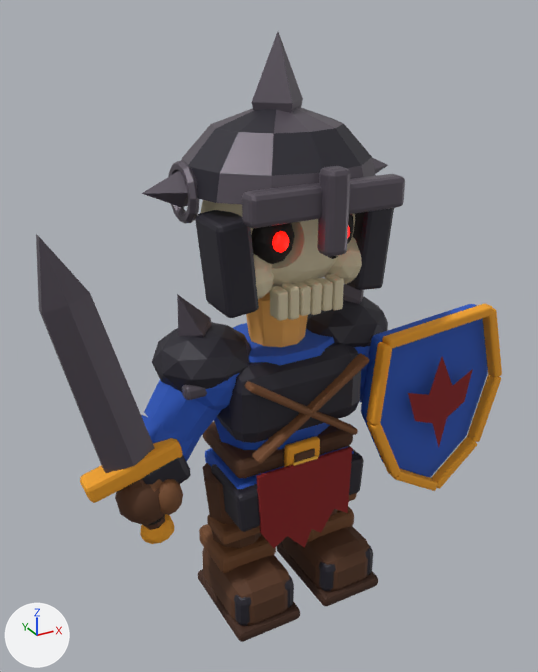
The glTF model src/Game/Assets/Authored/characters/evil_melee_unit.glb: old version first, new version second.
Before and after are seen from a camera (50 mm lens) standing at (-1.72, -3.04, 3.05) and looking at (-0.04, 0.01, 1.53). Every picture has the same lights, and +X, +Y and +Z are marked at lower left. The first picture is the older version. Where no turn or scale is listed for an object, it has been applied to the vertices.
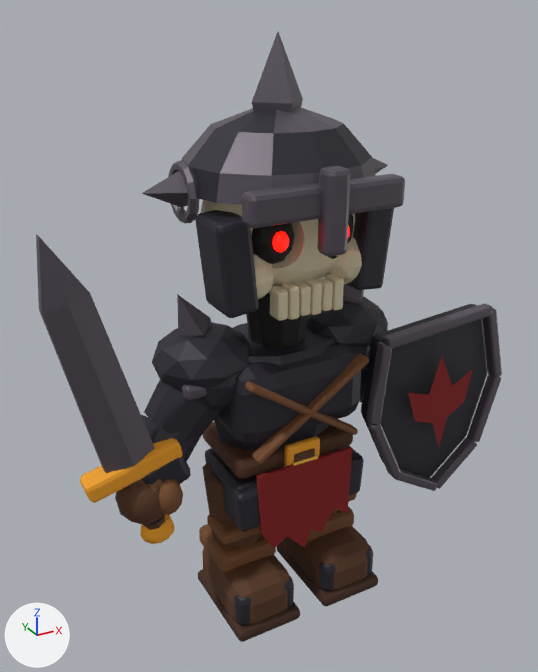
Location of each change, [x1, y1, x2, y2] in pixels of the pictures (538 x 672 px):
'Shield blue field', recoloured (blue to dark grey): [361, 304, 488, 478] in both
'Tapered tunic', recoloured (blue to dark grey): [214, 323, 334, 450] in both
'Upper sleeve.001', recoloured (blue to dark grey): [144, 380, 221, 444] in both
'Neck', recoloured (orange to black): [246, 292, 308, 347] in both
'Shield gold rim', recoloured (orange to dark grey): [382, 304, 493, 349] in both
'Shield gold rim.006', recoloured (orange to dark grey): [366, 342, 392, 424] in both
'Shield gold rim.002', recoloured (orange to dark grey): [467, 374, 501, 442] in both
'Shield gold rim.001', recoloured (orange to dark grey): [483, 308, 502, 378] in both
'Shield gold rim.003', recoloured (orange to dark grey): [431, 437, 477, 489] in both
'Rounded tunic shoulder.001', recoloured (blue to dark grey): [196, 373, 239, 410] in both
'Shield gold rim.005', recoloured (orange to dark grey): [367, 422, 401, 477] in both
'Forearm sleeve.001', recoloured (blue to dark grey): [141, 415, 200, 462] in both
'Tunic skirt panel.001', recoloured (blue to dark grey): [205, 448, 284, 489] in both
'Shield gold rim.004', recoloured (orange to dark grey): [393, 468, 438, 491] in both
'Rounded tunic shoulder', recoloured: [354, 346, 370, 371] in both

The change, as a list of edits to the scene's bpy script:
```text
Change me_forearm_sleeve_001:
    where me_forearm_sleeve_001.from_pydata(...)  # 20 vertices, 36 faces; spans x -0.856..-0.476, y -0.191..0.139, z 0.869..1.252
    remove me_forearm_sleeve_001.materials.append(mat_blue)  # blue #2657bf
    add me_forearm_sleeve_001.materials.append(mat_evil_steel)  # dark grey #2b2933
Change me_neck:
    where me_neck.from_pydata(...)  # 20 vertices, 36 faces; spans x -0.17..0.17, y -0.162..0.162, z 1.48..1.77
    remove me_neck.materials.append(mat_skin)  # orange #f5b059
    add me_neck.materials.append(mat_black)  # black #120c0a
Change me_rounded_tunic_shoulder:
    where me_rounded_tunic_shoulder.from_pydata(...)  # 42 vertices, 80 faces; spans x 0.181..0.601, y -0.239..0.241, z 1.205..1.655
    remove me_rounded_tunic_shoulder.materials.append(mat_blue)  # blue #2657bf
    add me_rounded_tunic_shoulder.materials.append(mat_evil_steel)  # dark grey #2b2933
Change me_rounded_tunic_shoulder_001:
    where me_rounded_tunic_shoulder_001.from_pydata(...)  # 42 vertices, 80 faces; spans x -0.601..-0.18, y -0.238..0.241, z 1.206..1.656
    remove me_rounded_tunic_shoulder_001.materials.append(mat_blue)  # blue #2657bf
    add me_rounded_tunic_shoulder_001.materials.append(mat_evil_steel)  # dark grey #2b2933
Change me_tapered_tunic:
    where me_tapered_tunic.from_pydata(...)  # 40 vertices, 76 faces; spans x -0.43..0.43, y -0.282..0.282, z 0.79..1.52
    remove me_tapered_tunic.materials.append(mat_blue)  # blue #2657bf
    add me_tapered_tunic.materials.append(mat_evil_steel)  # dark grey #2b2933
Change me_tunic_skirt_panel_001:
    where me_tunic_skirt_panel_001.from_pydata(...)  # 56 vertices, 108 faces; spans x -0.359..-0.001, y -0.255..0.175, z 0.588..0.882
    remove me_tunic_skirt_panel_001.materials.append(mat_blue)  # blue #2657bf
    add me_tunic_skirt_panel_001.materials.append(mat_evil_steel)  # dark grey #2b2933
Change me_upper_sleeve_001:
    where me_upper_sleeve_001.from_pydata(...)  # 20 vertices, 36 faces; spans x -0.717..-0.246, y -0.19..0.19, z 1.069..1.541
    remove me_upper_sleeve_001.materials.append(mat_blue)  # blue #2657bf
    add me_upper_sleeve_001.materials.append(mat_evil_steel)  # dark grey #2b2933
Change me_shield_blue_field:
    where me_shield_blue_field.from_pydata(...)  # 98 vertices, 192 faces; spans x -0.42..0.411, y -0.035..0.055, z -0.52..0.504
    remove me_shield_blue_field.materials.append(mat_blue)  # blue #2657bf
    add me_shield_blue_field.materials.append(mat_evil_steel)  # dark grey #2b2933
Change me_shield_gold_rim:
    where me_shield_gold_rim.from_pydata(...)  # 56 vertices, 108 faces; spans x -0.379..0.302, y -0.108..-0.042, z 0.425..0.532
    remove me_shield_gold_rim.materials.append(mat_gold)  # orange #f5a626
    add me_shield_gold_rim.materials.append(mat_evil_edge)  # dark grey #5e5761
Change me_shield_gold_rim_001:
    where me_shield_gold_rim_001.from_pydata(...)  # 56 vertices, 108 faces; spans x 0.277..0.438, y -0.108..-0.042, z 0.079..0.51
    remove me_shield_gold_rim_001.materials.append(mat_gold)  # orange #f5a626
    add me_shield_gold_rim_001.materials.append(mat_evil_edge)  # dark grey #5e5761
Change me_shield_gold_rim_002:
    where me_shield_gold_rim_002.from_pydata(...)  # 56 vertices, 108 faces; spans x 0.282..0.438, y -0.107..-0.042, z -0.311..0.088
    remove me_shield_gold_rim_002.materials.append(mat_gold)  # orange #f5a626
    add me_shield_gold_rim_002.materials.append(mat_evil_edge)  # dark grey #5e5761
Change me_shield_gold_rim_003:
    where me_shield_gold_rim_003.from_pydata(...)  # 56 vertices, 108 faces; spans x 0.03..0.318, y -0.107..-0.042, z -0.544..-0.29
    remove me_shield_gold_rim_003.materials.append(mat_gold)  # orange #f5a626
    add me_shield_gold_rim_003.materials.append(mat_evil_edge)  # dark grey #5e5761
Change me_shield_gold_rim_004:
    where me_shield_gold_rim_004.from_pydata(...)  # 56 vertices, 108 faces; spans x -0.262..0.052, y -0.107..-0.042, z -0.547..-0.333
    remove me_shield_gold_rim_004.materials.append(mat_gold)  # orange #f5a626
    add me_shield_gold_rim_004.materials.append(mat_evil_edge)  # dark grey #5e5761
Change me_shield_gold_rim_005:
    where me_shield_gold_rim_005.from_pydata(...)  # 56 vertices, 108 faces; spans x -0.443..-0.232, y -0.108..-0.042, z -0.358..0.023
    remove me_shield_gold_rim_005.materials.append(mat_gold)  # orange #f5a626
    add me_shield_gold_rim_005.materials.append(mat_evil_edge)  # dark grey #5e5761
Change me_shield_gold_rim_006:
    where me_shield_gold_rim_006.from_pydata(...)  # 56 vertices, 108 faces; spans x -0.449..-0.351, y -0.108..-0.042, z 0.015..0.453
    remove me_shield_gold_rim_006.materials.append(mat_gold)  # orange #f5a626
    add me_shield_gold_rim_006.materials.append(mat_evil_edge)  # dark grey #5e5761
```
